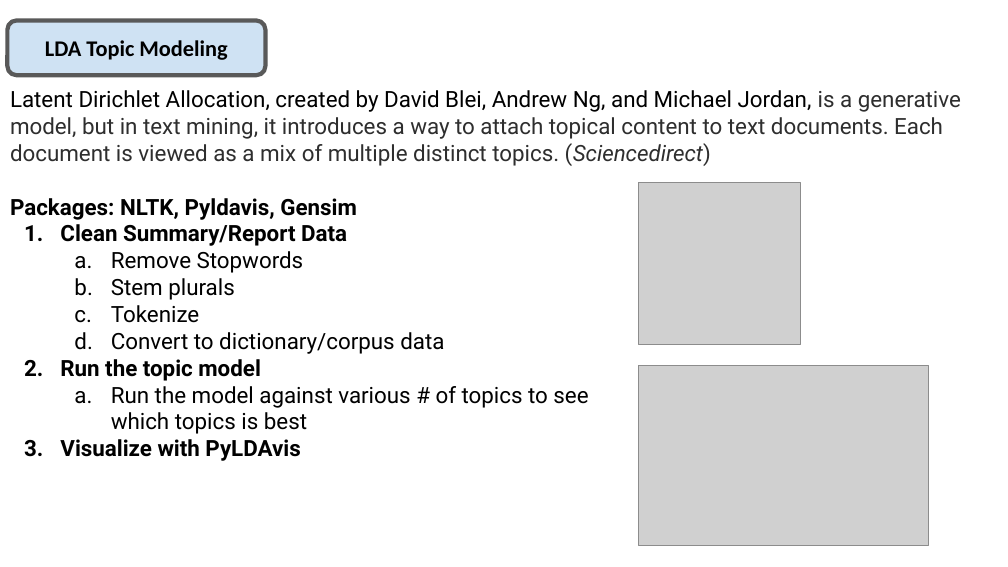
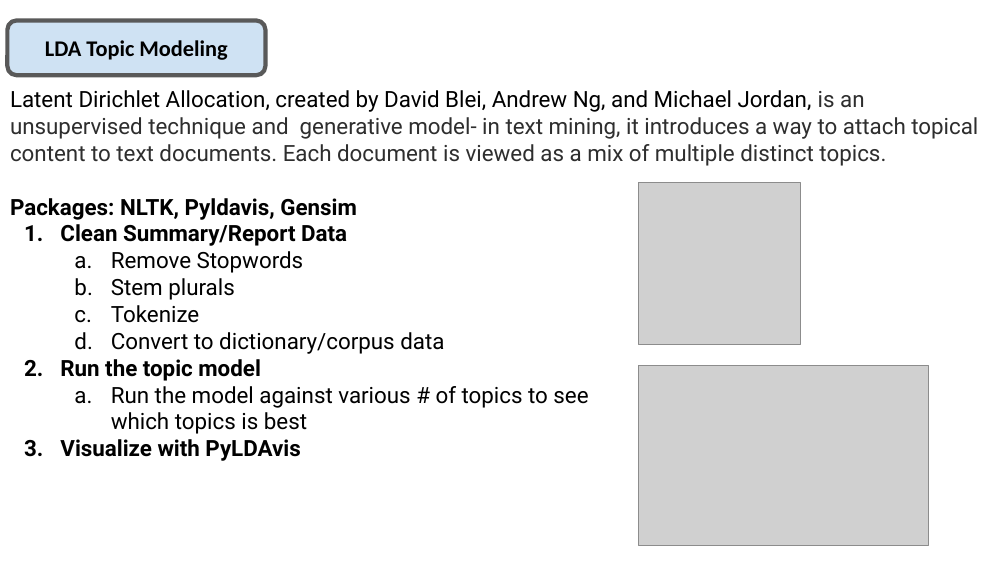
Before and after one commit to Colsai/scott_data606, a slide deck: slide 19 of Project_Presentation/HHSOIG_Topic_Modeling.pptx (slide 18 before the commit). Drawn at 1008x567 pixels with LibreOffice and Linux fonts; fonts in the diff are those of the drawing; grey boxes stand for pictures. Boxes give left, top, right and bottom in pixels: in the first picture for what was removed or moved away, otherwise in the second. Text is boxed around its words. In the diff, an @@ line names an element or a change of style, - is before the commit and + after.

```diff
--- a/Project_Presentation/HHSOIG_Topic_Modeling.pptx
+++ b/Project_Presentation/HHSOIG_Topic_Modeling.pptx
@@ text at (10, 90, 978, 166): text changed @@
-Latent Dirichlet Allocation, created by David Blei, Andrew Ng, and Michael Jordan, is a generative model, but in text mining, it introduces a way to attach topical content to text documents. Each document is viewed as a mix of multiple distinct topics. (Sciencedirect)
+Latent Dirichlet Allocation, created by David Blei, Andrew Ng, and Michael Jordan, is an unsupervised technique and generative model- in text mining, it introduces a way to attach topical content to text documents. Each document is viewed as a mix of multiple distinct topics.
```
Also in this commit, not shown: 5 other slides changed, 1 slide added.
